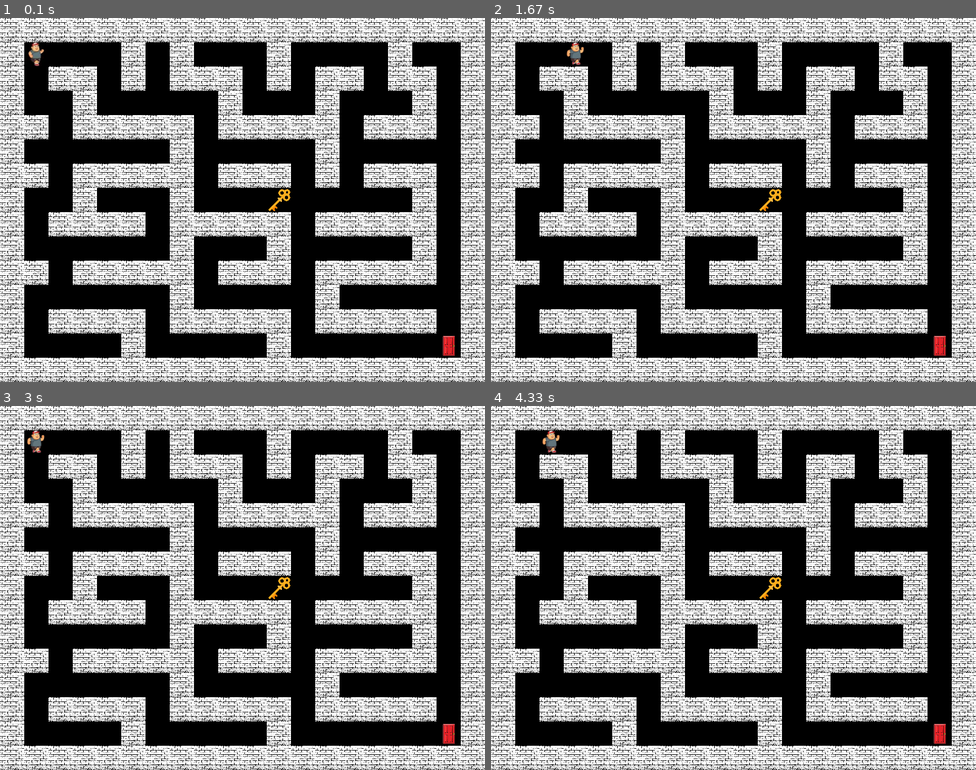
Above: before the commit, frames 1-4 (two rows, left to right).
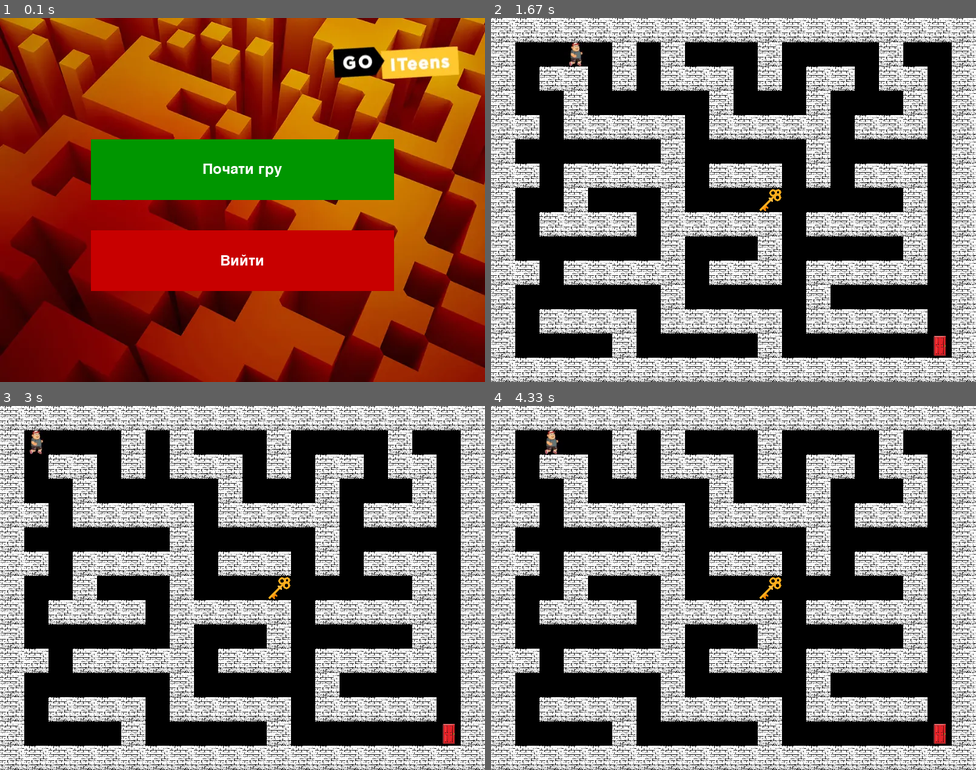
Above: after the commit, the same moments.

Repository: Vskesha/PYTHON_JUN_3_28_01_25
Game: pygame game, started from vtecha_z_labiryntu/main.py
Same seed, same stepped clock (60 frames per second), same inputs: the game is played once before the commit and once after it.
Inputs (mouse positions are in pixels of both pictures, inside the frame that each line leads up to):
- Up to frame 1 (0.1 s): no input
- Up to frame 2 (1.67 s): click (733, 170) at 0.38 s, where only the run after the commit has a clickable "Почати гру"; hold Right 0.67-1.13 s; hold Right from 1.5 s (still down)
- Up to frame 3 (3 s): release Right at 1.97 s; hold Left 2-2.53 s; hold Left from 2.9 s (still down)
- Up to frame 4 (4.33 s): release Left at 3.3 s; hold Right from 3.73 s (still down)

The runs differ from the first frame. In frame 1, 99% of the frame differs, in the area x 0-100%, y 0-100%; in frame 2, 0.1%; in frame 3, 0.1%; in frame 4, 0.1%.

Commit message:
added sounds, start and end menu

Diff:
--- a/vtecha_z_labiryntu/main.py
+++ b/vtecha_z_labiryntu/main.py
@@ -3,6 +3,7 @@
 
 
 pygame.init()
+pygame.mixer.init()
 
 # Створення вікна гри
 screen = pygame.display.set_mode((800, 600))
@@ -11,6 +12,16 @@
 # Фоновий колір
 background_color = (0, 0, 0)  # Чорний колір фону
 cell_size = 40
+
+pygame.mixer.music.load("assets/background.mp3")
+pygame.mixer.music.set_volume(1.0)
+pygame.mixer.music.play(-1)
+
+sound_key = pygame.mixer.Sound("assets/sound_key.mp3")
+sound_key.set_volume(1.0)
+
+sound_door = pygame.mixer.Sound("assets/sound_door.mp3")
+sound_door.set_volume(1.0)
 
 wall_img = pygame.image.load("assets/wall.jpg")
 wall_img = pygame.transform.scale(wall_img, (cell_size, cell_size))
@@ -24,6 +35,61 @@
 player_img = [pygame.image.load(f"assets/player{i}.png") for i in range(1, 5)]
 player_img = [pygame.transform.scale(player, (cell_size, cell_size)) for player in player_img]
 player_id = 0
+
+background_img = pygame.image.load("assets/background.png")
+background_img = pygame.transform.scale(background_img, (800, 600))
+
+
+def draw_button(screen, text, color, x, y, w, h):
+    pygame.draw.rect(screen, color, pygame.Rect(x, y, w, h))
+    font = pygame.font.SysFont(None, 36)
+    text_surface = font.render(text, True, (255, 255, 255))
+    screen.blit(text_surface, (x + (w - text_surface.get_width()) / 2, y + (h - text_surface.get_height()) / 2))
+
+
+def main_menu():
+    menu_is_running = True
+    while menu_is_running:
+        for event in pygame.event.get():
+            if event.type == pygame.QUIT:
+                menu_is_running = False
+                exit()
+            if event.type == pygame.MOUSEBUTTONDOWN:
+                x, y = event.pos
+                if 150 <= x <= 650 and 200 <= y <= 300:
+                    menu_is_running = False
+                elif 150 <= x <= 650 and 350 <= y <= 450:
+                    menu_is_running = False
+                    exit()
+
+        screen.blit(background_img, (0, 0))
+        draw_button(screen, "Почати гру", (0, 150, 0), 150, 200, 500, 100)
+        draw_button(screen, "Вийти", (200, 0, 0), 150, 350, 500, 100)
+        pygame.display.flip()
+
+
+def win():
+    win = True
+    while win:
+        for event in pygame.event.get():
+            if event.type == pygame.QUIT:
+                win = False
+                exit()
+            if event.type == pygame.MOUSEBUTTONDOWN:
+                x, y = event.pos
+                if 150 <= x <= 650 and 200 <= y <= 300:
+                    win = False
+                elif 150 <= x <= 650 and 350 <= y <= 450:
+                    win = False
+                    exit()
+
+        screen.blit(background_img, (0, 0))
+        draw_button(screen, "Вітаю! Ти пройшов гру!", (0,150,0), 150, 200, 500, 100)
+        draw_button(screen, "Вийти", (200,0,0), 150, 350, 500, 100)
+        pygame.display.flip()
+
+
+main_menu()
 
 maze = [
     [1, 1, 1, 1, 1, 1, 1, 1, 1, 1, 1, 1, 1, 1, 1, 1, 1, 1, 1, 1],
@@ -85,6 +151,7 @@
     if not key_exists:
         if (player_x, player_y) == key_position:
             key_exists = True
+            sound_key.play()
         else:
             screen.blit(key_img, (key_position[0] * cell_size, key_position[1] * cell_size))
 
@@ -94,9 +161,11 @@
 
     if key_exists and (player_x, player_y) == door_position:
         running = False
+        sound_door.play()
 
     # Оновлюємо екран
     pygame.display.flip()
     clock.tick(fps)
 
+win()
 pygame.quit()
